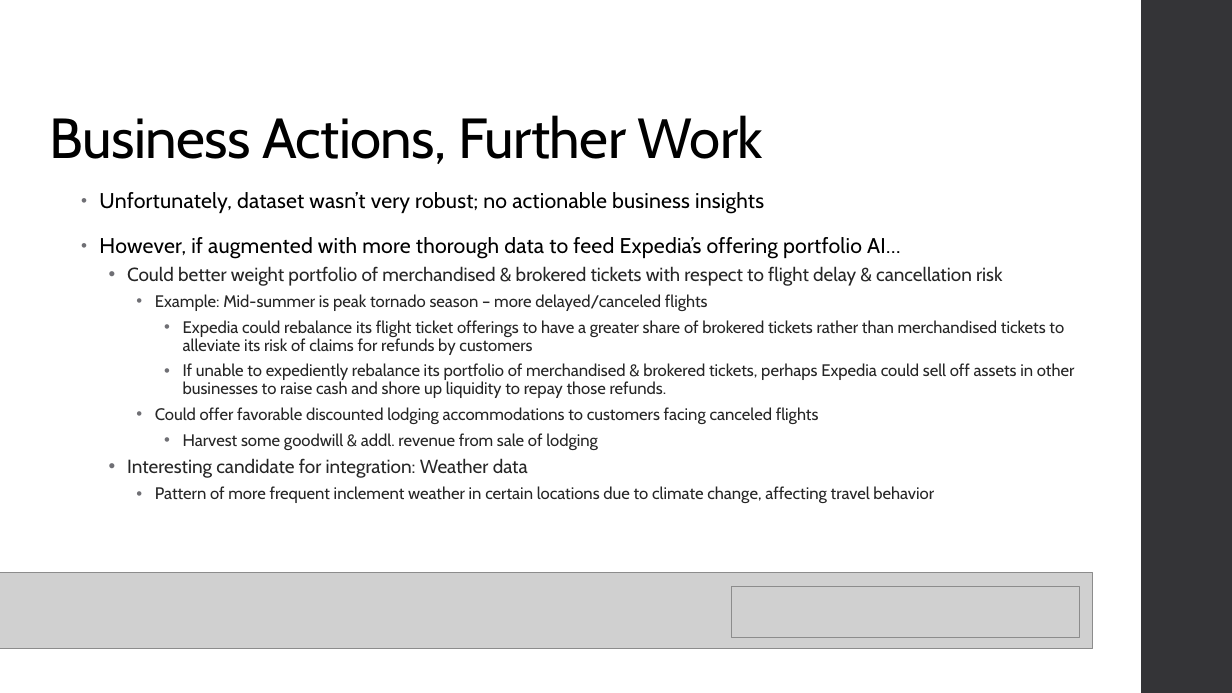
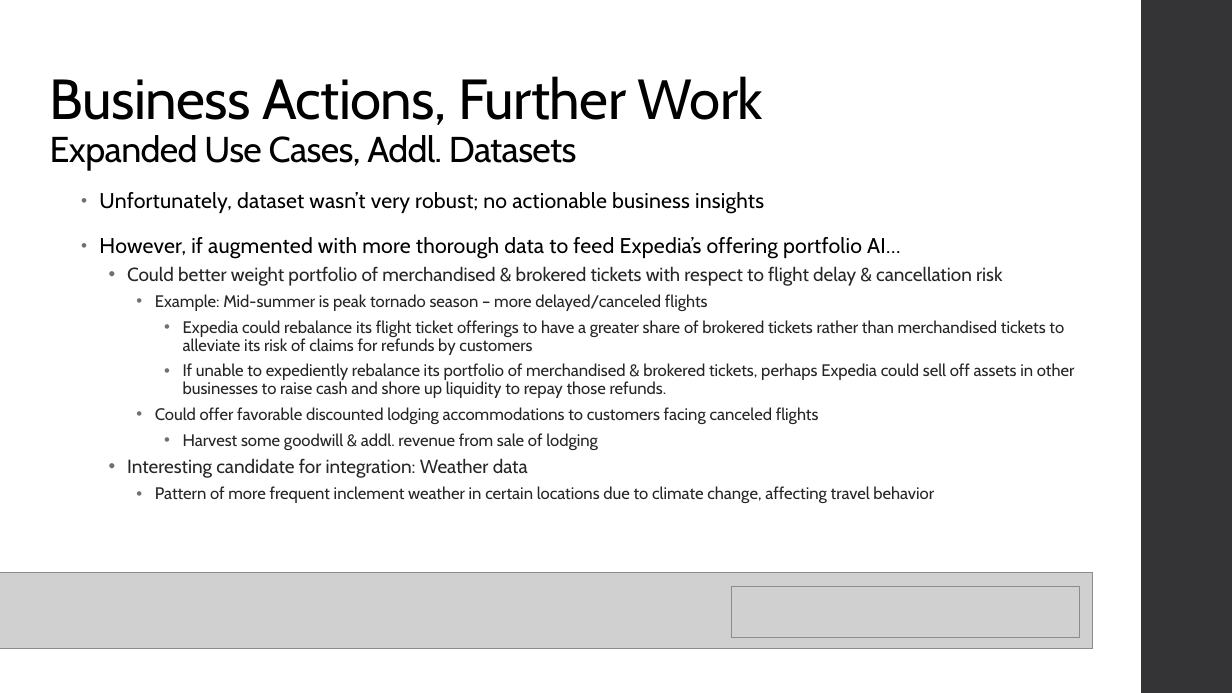
Before and after one commit to treatmesubj/Tips-Tricks, a slide deck: slide 17 of Databricks/databricks_data_findings.pptx. Drawn at 1232x693 pixels with LibreOffice and Linux fonts; fonts in the diff are those of the drawing; grey boxes stand for pictures. Boxes give left, top, right and bottom in pixels: in the first picture for what was removed or moved away, otherwise in the second. Text is boxed around its words. In the diff, an @@ line names an element or a change of style, - is before the commit and + after.

```diff
--- a/Databricks/databricks_data_findings.pptx
+++ b/Databricks/databricks_data_findings.pptx
@@ title at (x1=50, y1=76, x2=763, y2=171): text changed; size 44 to 28 pt @@
-Business Actions, Further Work
+Business Actions, Further Work
+Expanded Use Cases, Addl. Datasets
```
Also in this commit, not shown: 1 other file.
